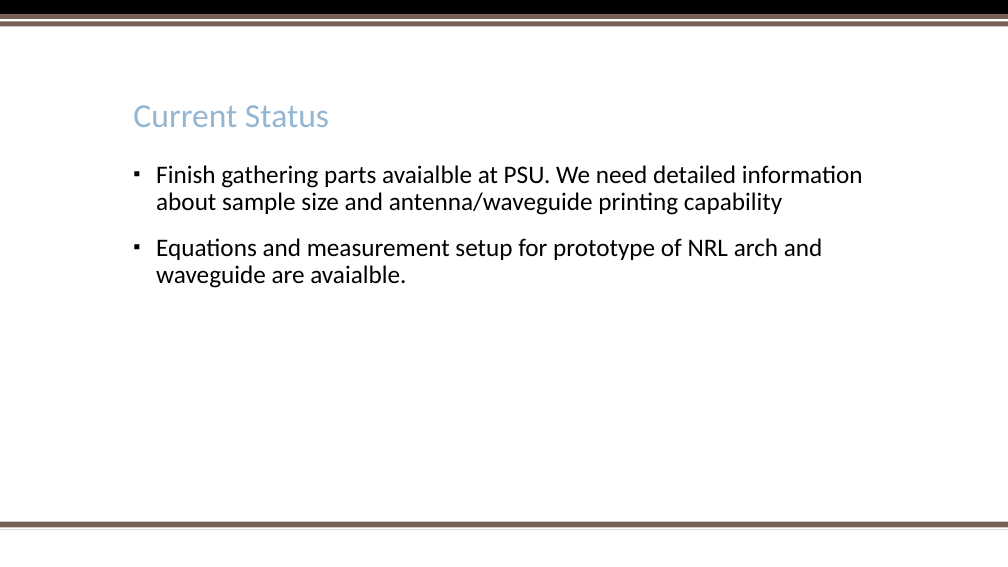
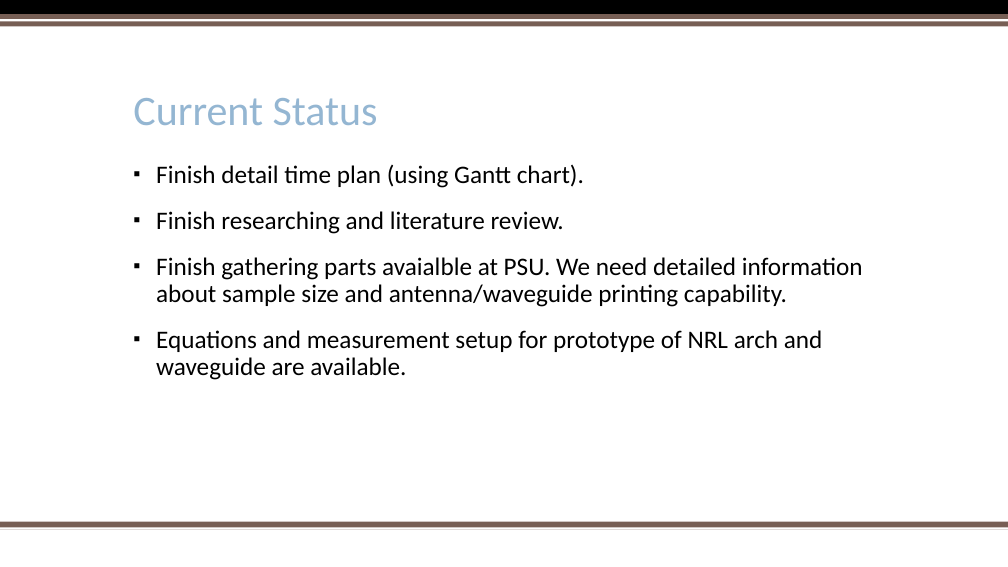
Before and after one commit to trankhiemha/ECE412-413-Capstone-Project-N3, a slide deck: slide 11 of Capstone project proposal presentation.pptx (slide 10 before the commit). Drawn at 1008x567 pixels with LibreOffice and Linux fonts; fonts in the diff are those of the drawing; background and template pictures are left out. Boxes give left, top, right and bottom in pixels: in the first picture for what was removed or moved away, otherwise in the second. Text is boxed around its words. In the diff, an @@ line names an element or a change of style, - is before the commit and + after.

```diff
--- a/Capstone project proposal presentation.pptx
+++ b/Capstone project proposal presentation.pptx
@@ title "Current Status" at [133,98,378,125]: size 32 to 40 pt @@
@@ text at [156,165,863,380]: text changed @@
-▪ Finish gathering parts avaialble at PSU. We need detailed information about sample size and antenna/waveguide printing capability
-▪ Equations and measurement setup for prototype of NRL arch and waveguide are avaialble.
+▪ Finish detail time plan (using Gantt chart).
+▪ Finish researching and literature review.
+▪ Finish gathering parts avaialble at PSU. We need detailed information about sample size and antenna/waveguide printing capability.
+▪ Equations and measurement setup for prototype of NRL arch and waveguide are available.
```
Also in this commit, not shown: 9 other slides changed, 2 slides added, 1 slide removed.
